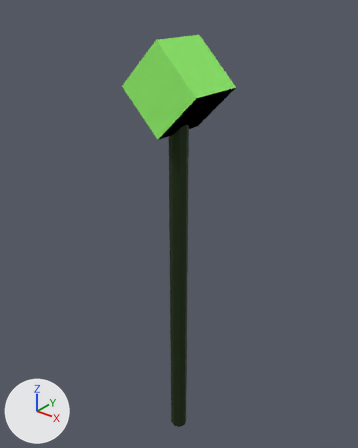
The glTF model public/assets/weapons/heroes/pugna.glb, before and after one commit.
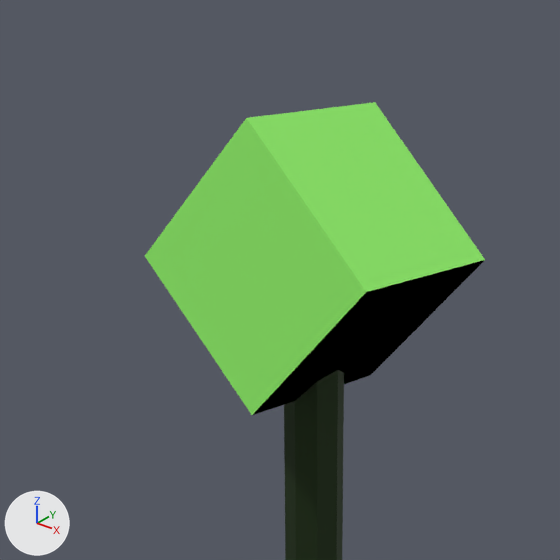
Old and new are each drawn whole from a camera (50 mm lens) standing at (1.054, -1.315, 1.26) and looking at (-0.037, 0.049, 0.414) and again close up on the part from 20% to 73% of the width and 0% to 42% of the height. Arrows for +X, +Y and +Z are at lower left; the lights stay in place. The first two pictures are the older version.

The first close-up shows 'pugna-head-gem', 'pugna-shaft'.
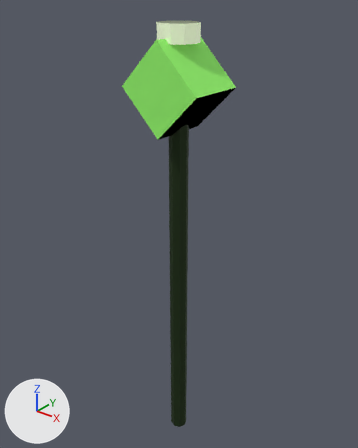
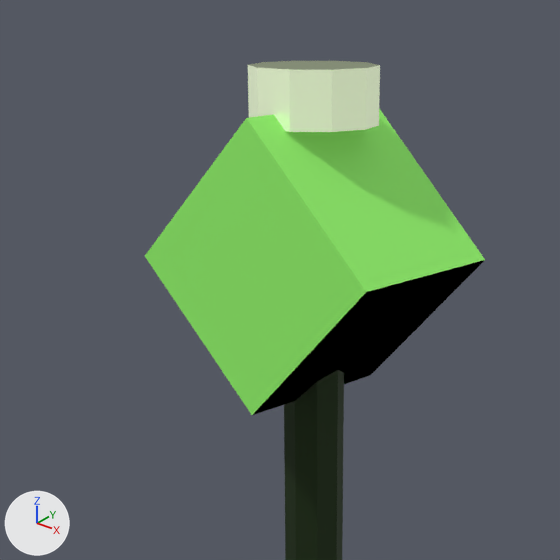
Edits to the bpy script that builds the scene:
```text
Add mat_accent:
    mat_accent = principled_material('accent')
    mat_accent.base_color = (0.871, 1.0, 0.687)  # pale green #f0ffd8
    mat_accent.metallic = 0.35
    mat_accent.roughness = 0.32
    mat_accent.emission_color = (0.218, 0.25, 0.172)  # greyish green #818973
    mat_accent.emission_strength = 1.0
Add me_pugna_staff_cap:
    me_pugna_staff_cap.from_pydata(...)  # 24 vertices, 40 faces; spans x -0.07..0.07, y -0.0666..0.0666, z 1.09..1.15
    me_pugna_staff_cap.materials.append(mat_accent)  # pale green #f0ffd8, glowing greyish green #818973
Add ob_pugna_cap:
    ob_pugna_cap = bpy.data.objects.new('pugna-cap', me_pugna_staff_cap)
    ob_pugna_cap.location = (0.0, 0.0, 0.0)
```

Where the change shows, as pixel boxes (x1, y1, x2, y2) in the close-ups (560 x 560 px):
'pugna-cap', added
    after: (248, 61, 380, 132)
